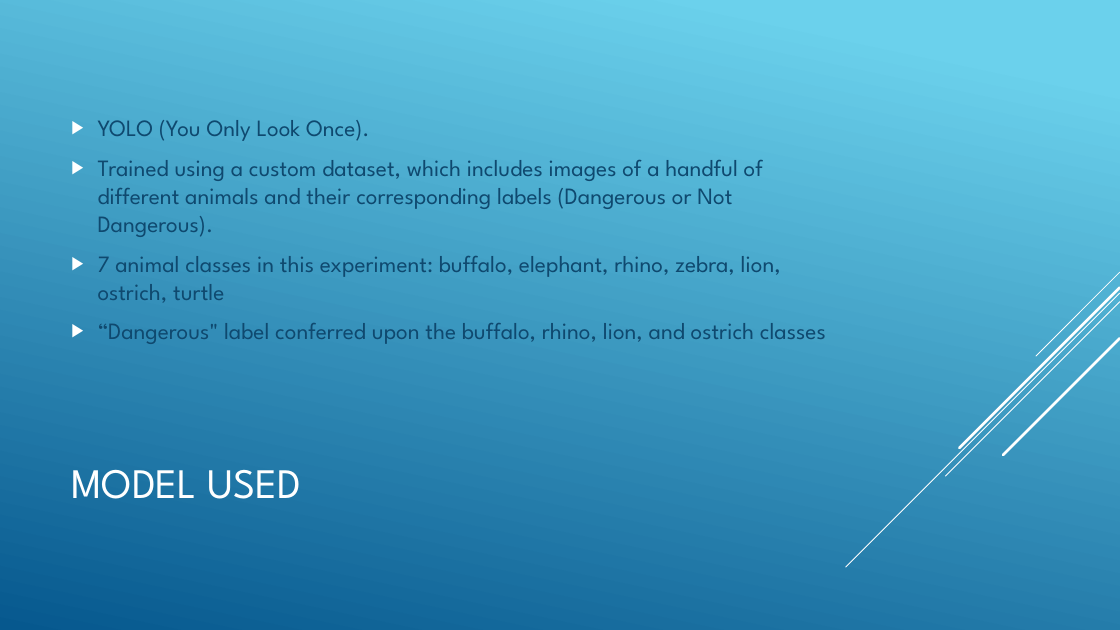
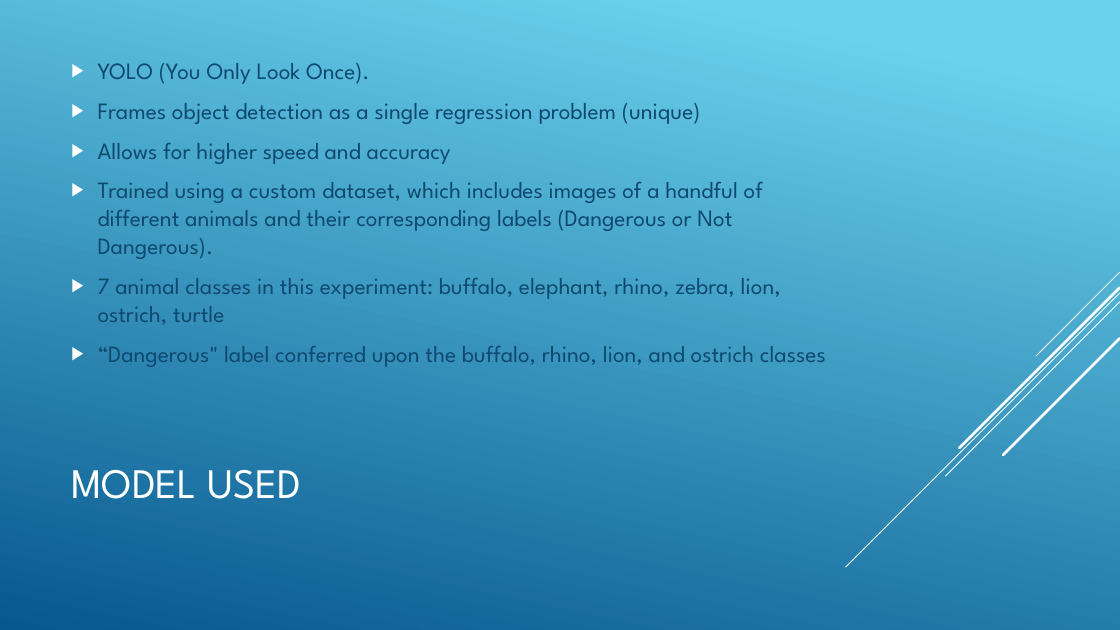
Before and after one commit to ColeBromfield01/dangerous-animal-detection, a slide deck: slide 3 of Dangerous Animal Detection Final.pptx (slide 4 before the commit). Drawn at 1120x630 pixels with LibreOffice and Linux fonts; fonts in the diff are those of the drawing. Boxes give left, top, right and bottom in pixels: in the first picture for what was removed or moved away, otherwise in the second. Text is boxed around its words. In the diff, an @@ line names an element or a change of style, - is before the commit and + after.

```diff
--- a/Dangerous Animal Detection Final.pptx
+++ b/Dangerous Animal Detection Final.pptx
@@ text at [98, 103, 700, 164]: paragraphs added @@
+▶ Frames object detection as a single regression problem (unique)
+▶ Allows for higher speed and accuracy
```
Also in this commit, not shown: 6 slides added, 2 slides removed, 3 other files.
